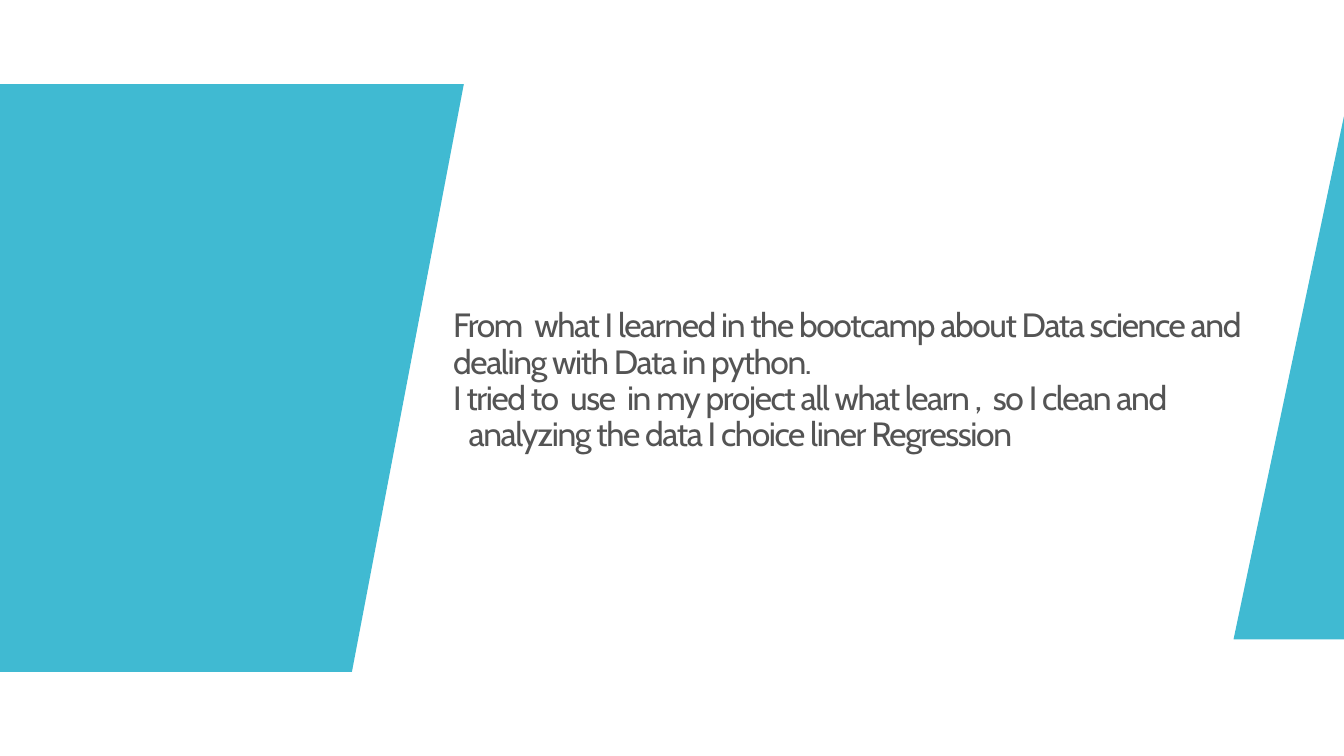
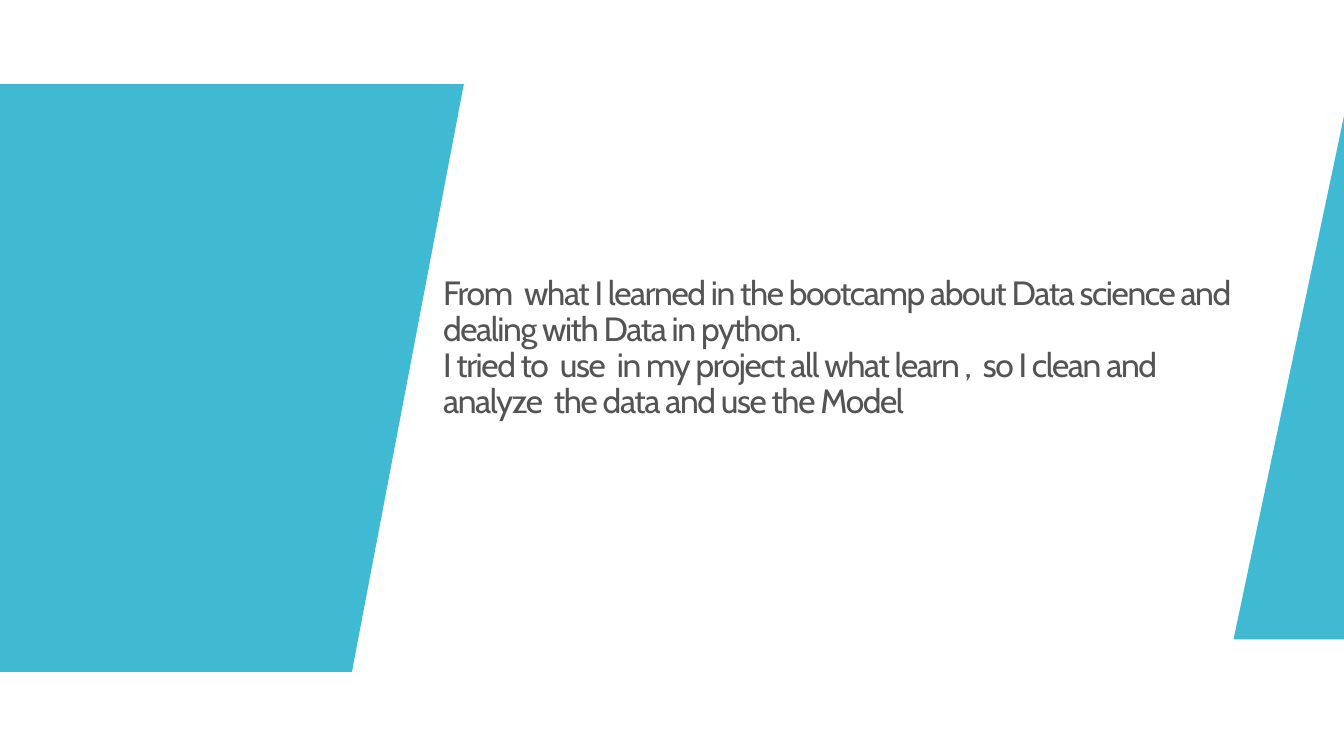
Before and after one commit to TurkiMaljuhani/Tuwaiq, a slide deck: slide 11 of Used Car in Saudi Arabia/Presentation .pptx (slide 10 before the commit). Drawn at 1344x756 pixels with LibreOffice and Linux fonts; fonts in the diff are those of the drawing. Boxes give left, top, right and bottom in pixels: in the first picture for what was removed or moved away, otherwise in the second. Text is boxed around its words. In the diff, an @@ line names an element or a change of style, - is before the commit and + after.

```diff
--- a/Used Car in Saudi Arabia/Presentation .pptx
+++ b/Used Car in Saudi Arabia/Presentation .pptx
@@ title at (443,280,1232,421): text changed @@
-From what I learned in the bootcamp about Data science and dealing with Data in python.
-I tried to use in my project all what learn , so I clean and analyzing the data I choice liner Regression
+From what I learned in the bootcamp about Data science and dealing with Data in python.
+I tried to use in my project all what learn , so I clean and analyze the data and use the Model
```
Also in this commit, not shown: 1 other slide changed, 1 slide added.
